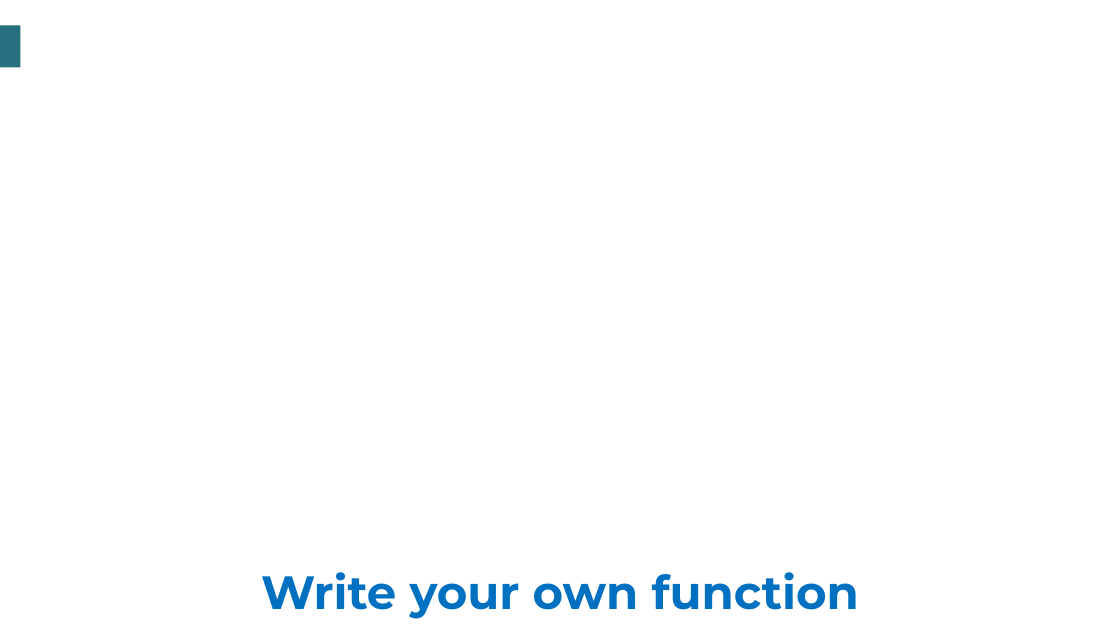
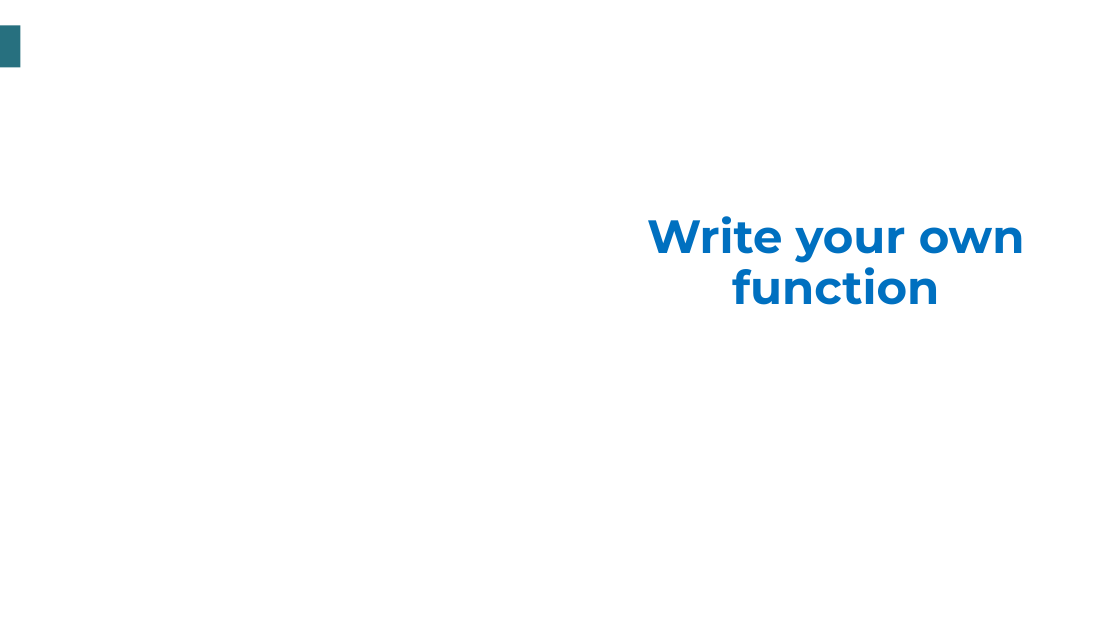
Before and after one commit to tauniversity/TAU-Data-Science-Training, a slide deck: slide 2 of Data Science resources/Programming in Python/Slides/Slide Unit 3/3. Python Function.pptx. Drawn at 1120x630 pixels with LibreOffice and Linux fonts; fonts in the diff are those of the drawing; background and template pictures are left out. Boxes give left, top, right and bottom in pixels: in the first picture for what was removed or moved away, otherwise in the second. Text is boxed around its words. In the diff, an @@ line names an element or a change of style, - is before the commit and + after.

Commit message:
Slide Unit 3: Python Function (modified)

```diff
--- a/Data Science resources/Programming in Python/Slides/Slide Unit 3/3. Python Function.pptx
+++ b/Data Science resources/Programming in Python/Slides/Slide Unit 3/3. Python Function.pptx
@@ title "Write your own function" rewrapped from box(261, 572, 859, 619) to box(647, 216, 1025, 305) @@
```
Also in this commit, not shown: 1 other slide changed.
